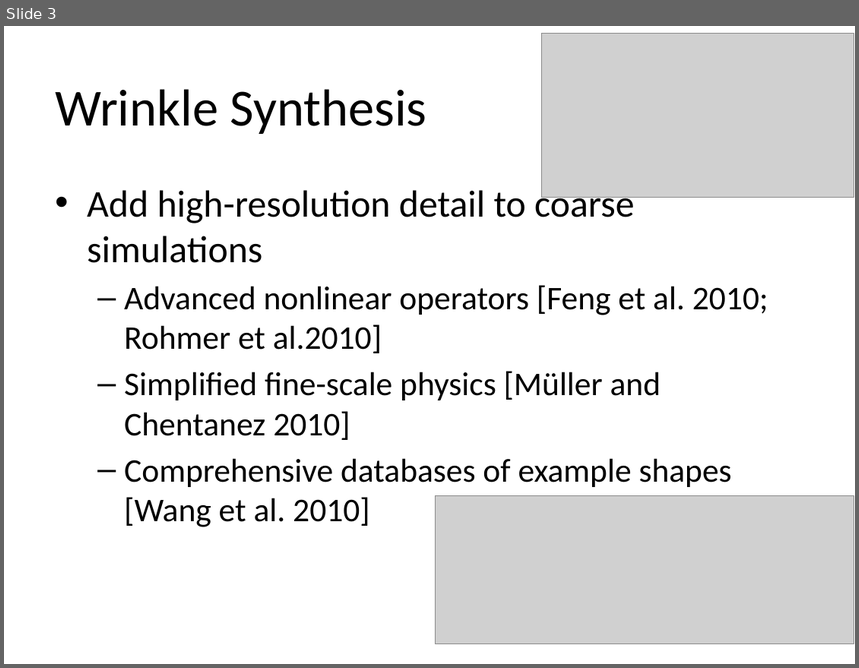
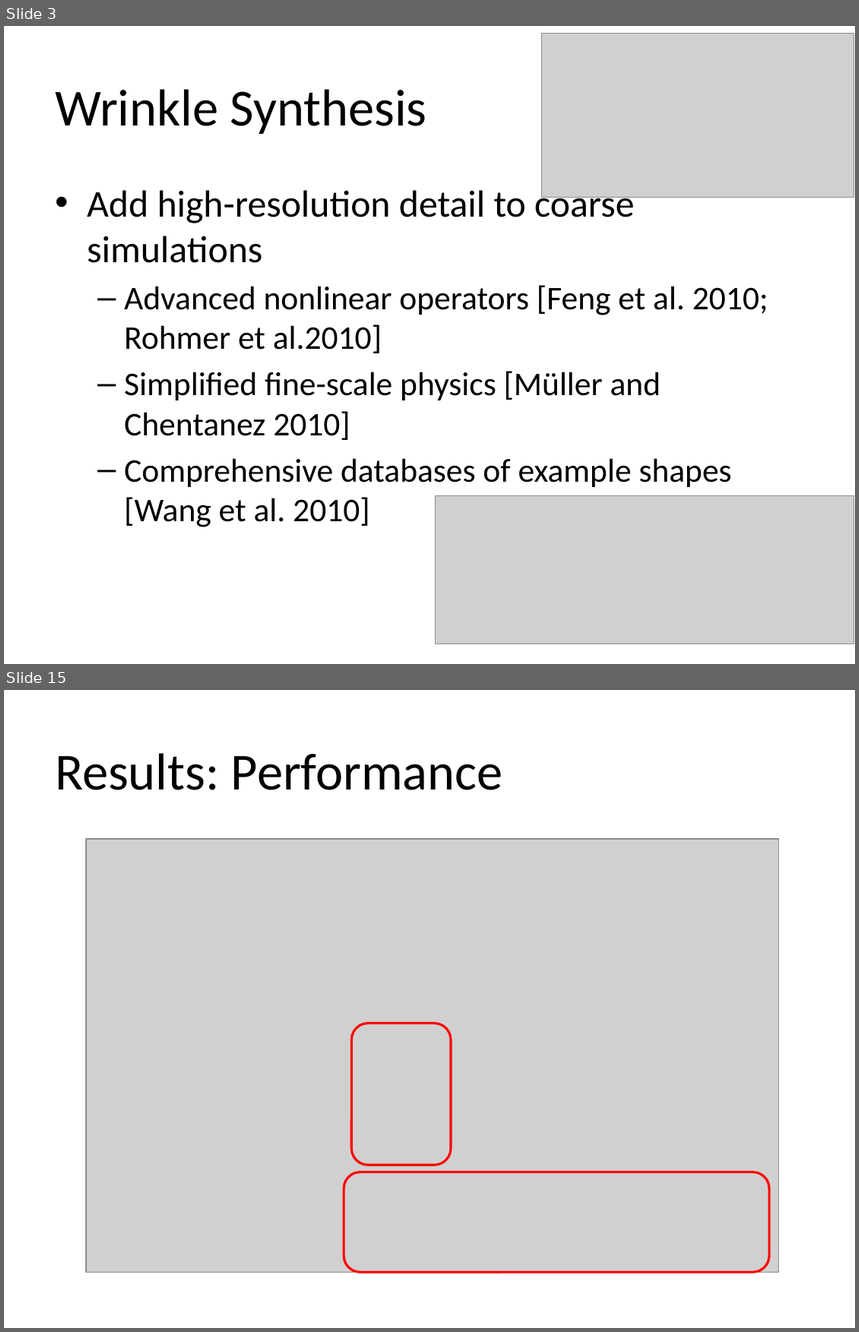
Before and after one commit to JiongCHEN/paper-reading, a slide deck: kavan11/template.pptx. Shown one above the other, each under a label of ours: slide 3 before the commit, slides 3 and 15 after it; the slides between them are not shown. The pictures are 859x668 and 859x1332 pixels, drawn with LibreOffice and Linux fonts; fonts in the diff are those of the drawing; grey boxes stand for pictures. Boxes give left, top, right and bottom in pixels: in the first picture for what was removed or moved away, otherwise in the second. Text is boxed around its words. In the diff, an @@ line names an element or a change of style, - is before the commit and + after.

```diff
--- a/kavan11/template.pptx
+++ b/kavan11/template.pptx
@@ slide 15 added at [4,690,855,1328], background #FFFFFF @@
@@ title added at [55,753,503,790], 44 pt, text #000000 @@
+Results: Performance
@@ picture added at [86,839,778,1272] @@
@@ rounded rectangle added at [351,1024,451,1166], outline #FF0000 2 pt @@
@@ rounded rectangle added at [344,1173,769,1273], outline #FF0000 2 pt @@
```
Also in this commit, not shown: 1 slide changed, 13 other slides added.
